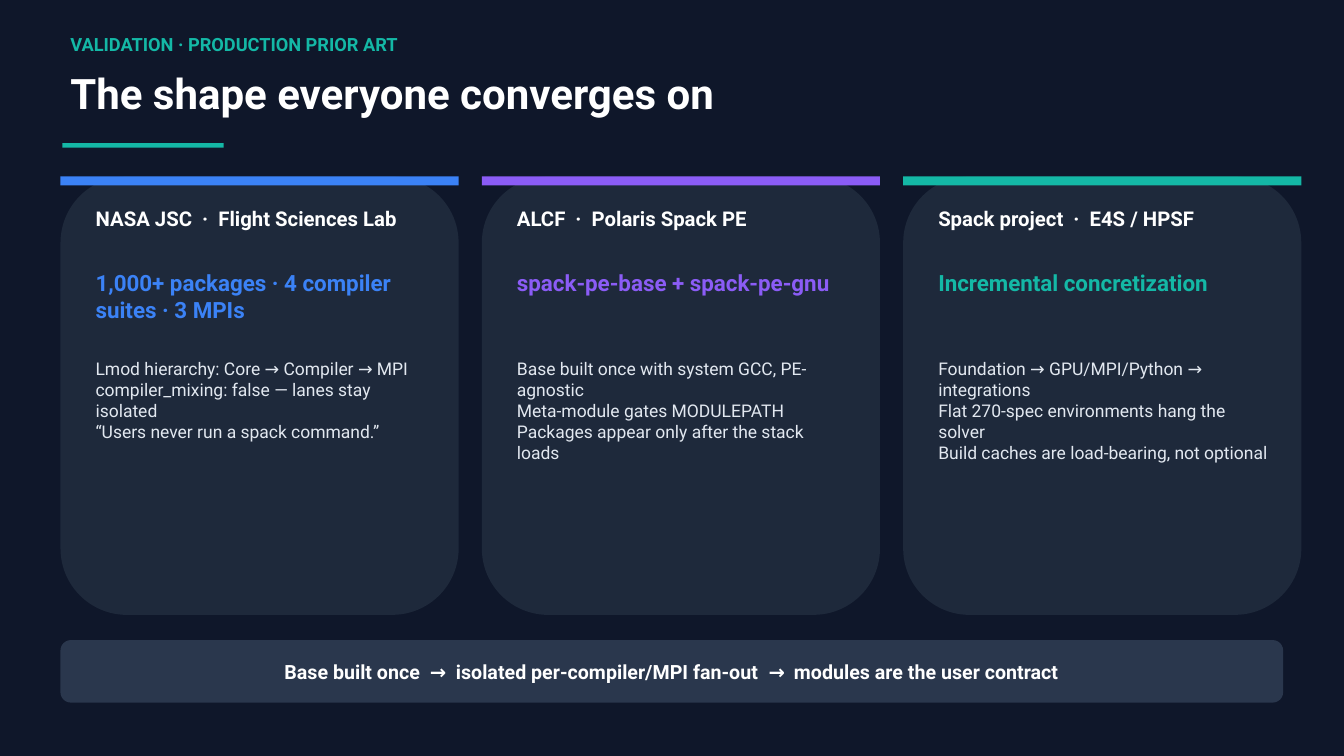
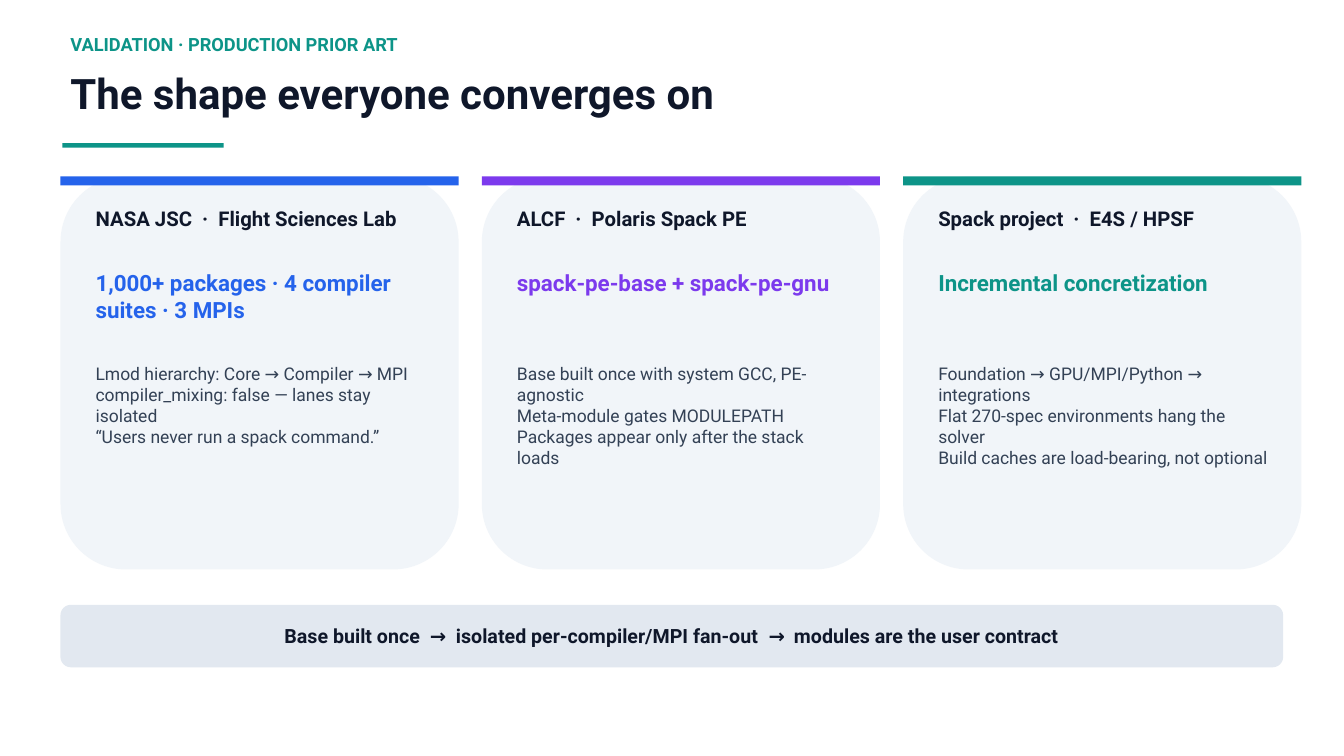
Before and after one commit to ray12514/stack-planning, a slide deck: slide 3 of presentations/cse_lanes_model.pptx. Drawn at 1344x756 pixels with LibreOffice and Linux fonts; fonts in the diff are those of the drawing. Boxes give left, top, right and bottom in pixels: in the first picture for what was removed or moved away, otherwise in the second. Text is boxed around its words. In the diff, an @@ line names an element or a change of style, - is before the commit and + after.

Commit message:
Redraw the build-flow schematic; restyle the deck to light theme
cse_build_flow.pptx: the original schematic structure redrawn clean —
six-stage pipeline, Core+Foundation built once, dashed reuse edges into
two pilot compiler surfaces (Cray: cse/gcc + cse/cce with cray-mpich
lanes; Linux: cse/gcc + system default with openmpi lanes), user-flow
strip and legend. Deck restyled to white background with the same lane
color language; validation/vocabulary cards tightened. Both verified
slide-by-slide through Keynote PDF export.

```diff
--- a/presentations/cse_lanes_model.pptx
+++ b/presentations/cse_lanes_model.pptx
@@ rectangle removed at [0, 0, 1344, 756] @@
@@ text "VALIDATION · PRODUCTION PRIOR ART" at [70, 38, 398, 51]: text colour #14B8A6 to #0D9488 @@
@@ rectangle at [63, 143, 224, 147]: fill #14B8A6 to #0D9488 @@
@@ rectangle at [60, 176, 459, 186]: fill #3B82F6 to #2563EB @@
@@ rounded rectangle: place and size @@
-rounded rectangle at [60, 176, 459, 615]
+rounded rectangle at [60, 176, 459, 570]
@@ rectangle at [482, 176, 880, 186]: fill #8B5CF6 to #7C3AED @@
@@ fill #1E293B to #F1F5F9 in 3 elements at [903, 176, 1302, 570], [60, 176, 459, 570], [482, 176, 880, 570] @@
@@ rounded rectangle: place and size @@
-rounded rectangle at [482, 176, 880, 615]
+rounded rectangle at [482, 176, 880, 570]
@@ rectangle at [903, 176, 1302, 186]: fill #14B8A6 to #0D9488 @@
@@ rounded rectangle: place and size @@
-rounded rectangle at [903, 176, 1302, 615]
+rounded rectangle at [903, 176, 1302, 570]
@@ text colour #FFFFFF to #0F172A in 4 elements at [70, 77, 714, 118], [96, 210, 396, 231], [517, 210, 747, 230], [938, 210, 1194, 231] @@
@@ text "1,000+ packages · 4 compiler ..." at [96, 274, 391, 319]: text colour #3B82F6 to #2563EB @@
@@ text "spack-pe-base + spack-pe-gnu" at [517, 274, 829, 296]: text colour #8B5CF6 to #7C3AED @@
@@ text "Incremental concretization" at [938, 274, 1208, 292]: text colour #14B8A6 to #0D9488 @@
@@ text colour #E2E8F0 to #334155 in 3 elements at [96, 367, 408, 447], [517, 367, 807, 464], [938, 367, 1267, 468] @@
@@ rounded rectangle "Base built once → isolated ...": place and size @@
-rounded rectangle "Base built once → isolated ..." at [60, 640, 1284, 703]
+rounded rectangle "Base built once → isolated ..." at [60, 605, 1284, 667]
@@ rounded rectangle "Base built once → isolated ..." at [60, 605, 1284, 667]: text colour #FFFFFF to #0F172A; fill #2A374D to #E2E8F0 @@
```
Also in this commit, not shown: 7 other slides changed, 4 other files.
